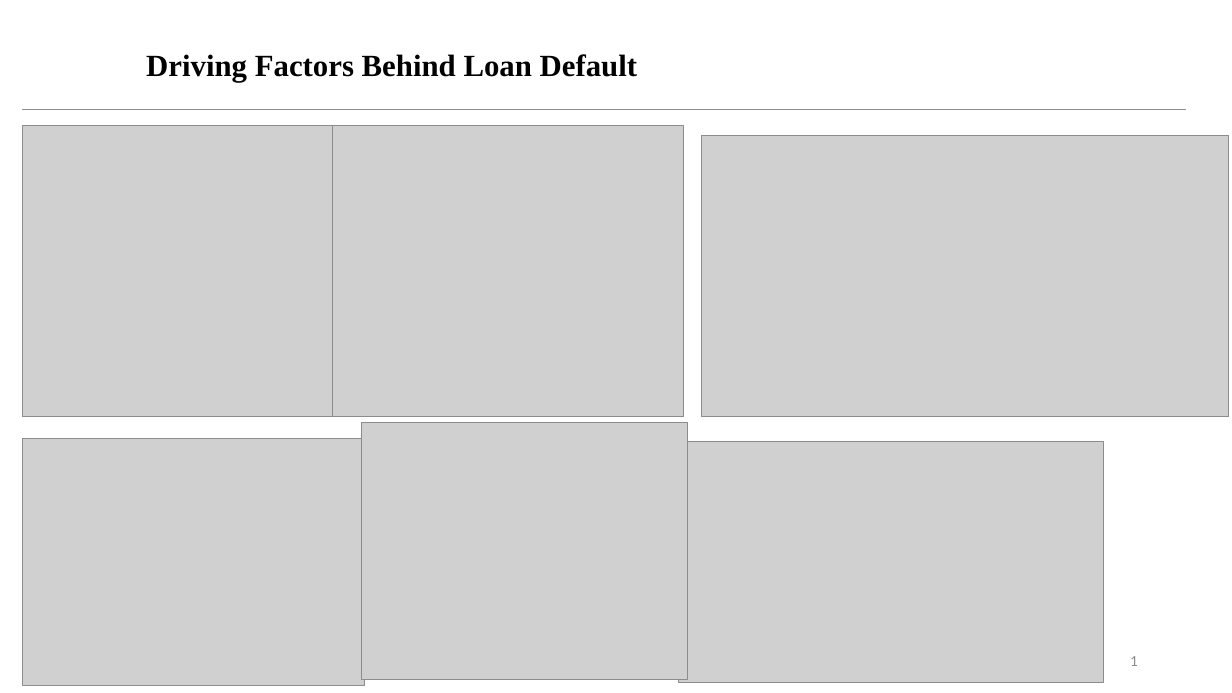
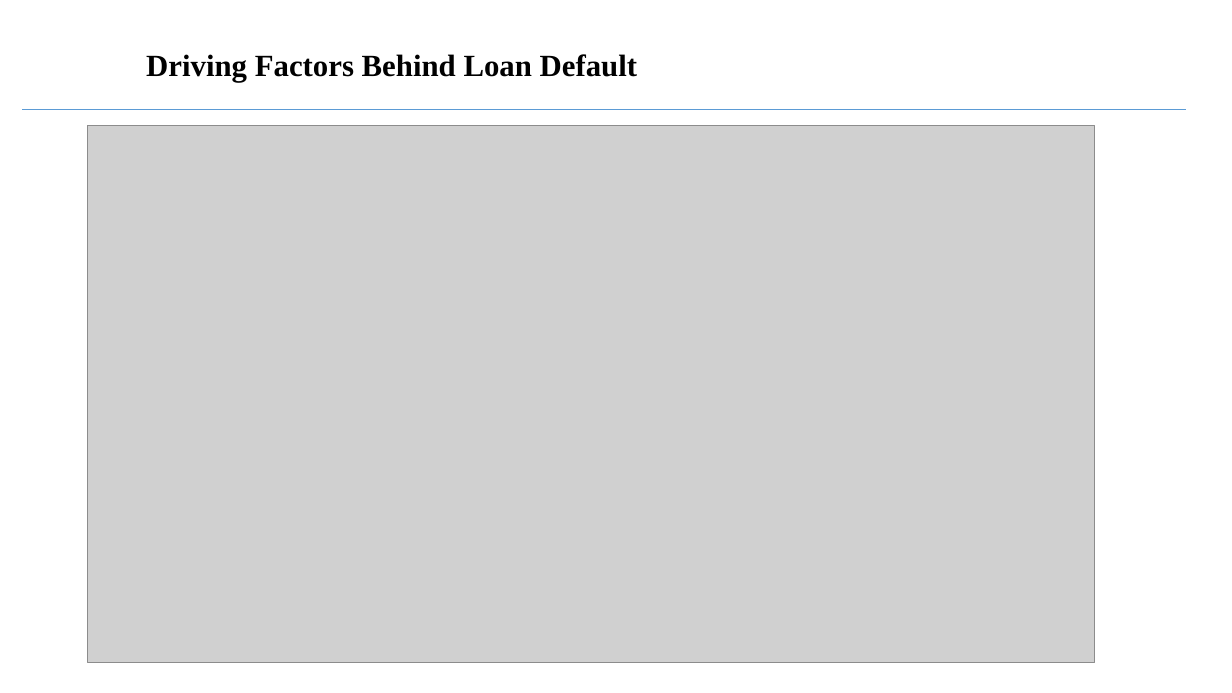
Before and after one commit to prabhatm0307/ai-ml, a slide deck: slide 6 of 2. Stats Essentials/5.Lending Club Case Study/Prabhat_Mishra.pptx. Drawn at 1232x693 pixels with LibreOffice and Linux fonts; fonts in the diff are those of the drawing; grey boxes stand for pictures; background and template pictures are left out. Boxes give left, top, right and bottom in pixels: in the first picture for what was removed or moved away, otherwise in the second. Text is boxed around its words. In the diff, an @@ line names an element or a change of style, - is before the commit and + after.

```diff
--- a/2. Stats Essentials/5.Lending Club Case Study/Prabhat_Mishra.pptx
+++ b/2. Stats Essentials/5.Lending Club Case Study/Prabhat_Mishra.pptx
@@ picture removed at [22, 126, 333, 417] @@
@@ picture added at [88, 126, 1095, 663] @@
@@ picture removed at [333, 126, 684, 417] @@
@@ picture removed at [701, 136, 1228, 417] @@
@@ picture removed at [22, 439, 364, 686] @@
@@ picture removed at [362, 422, 689, 679] @@
@@ picture removed at [678, 442, 1104, 682] @@
@@ text removed at [1130, 656, 1138, 666] @@
-1
```
Also in this commit, not shown: 1 slide added, 22 other files.
